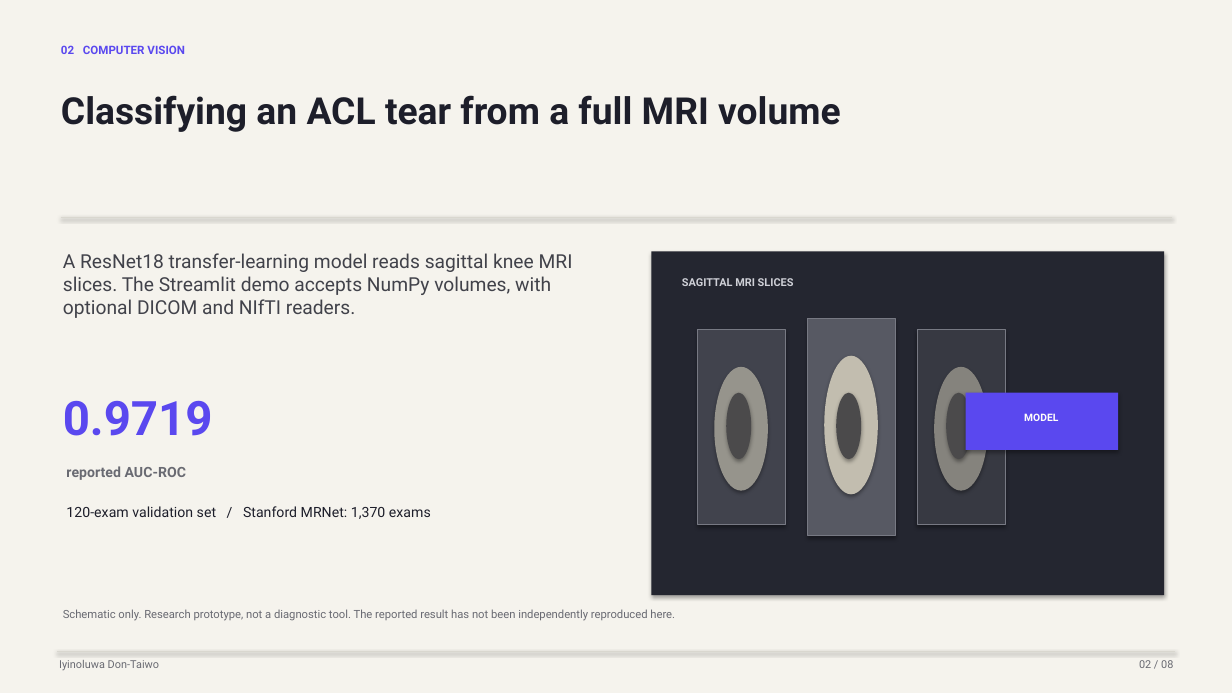
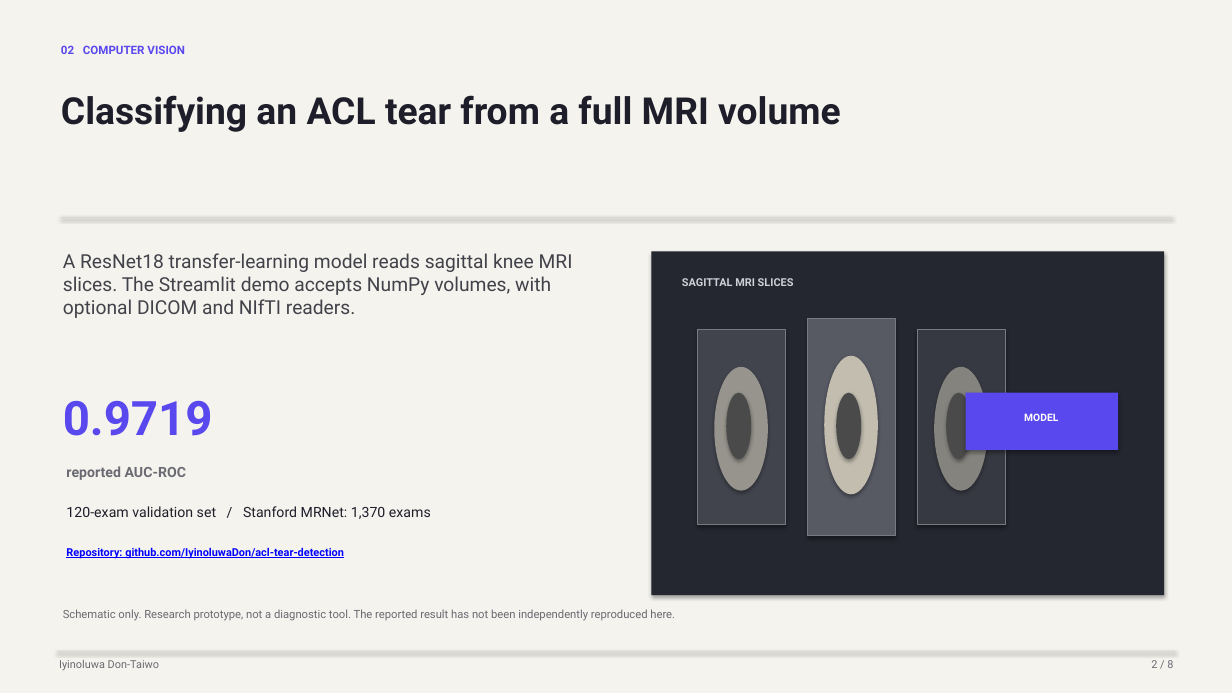
Before and after one commit to IyinoluwaDon/Portfolio, a slide deck: slide 2 of public/decks/iyinoluwa-don-taiwo-projects.pptx. Drawn at 1232x693 pixels with LibreOffice and Linux fonts; fonts in the diff are those of the drawing. Boxes give left, top, right and bottom in pixels: in the first picture for what was removed or moved away, otherwise in the second. Text is boxed around its words. In the diff, an @@ line names an element or a change of style, - is before the commit and + after.

```diff
--- a/public/decks/iyinoluwa-don-taiwo-projects.pptx
+++ b/public/decks/iyinoluwa-don-taiwo-projects.pptx
@@ text added at [66,547,344,559], 8.5 pt, text #0000FF, bold, underline @@
+Repository: github.com/IyinoluwaDon/acl-tear-detection
@@ text at [1151,660,1173,668]: text changed @@
-02 / 08
+2 / 8
```
Also in this commit, not shown: 7 other slides changed, 5 other files.
